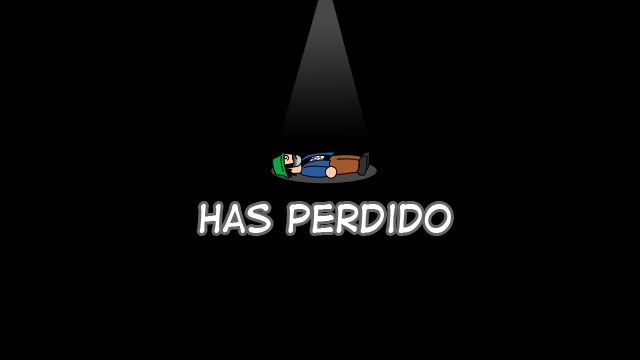
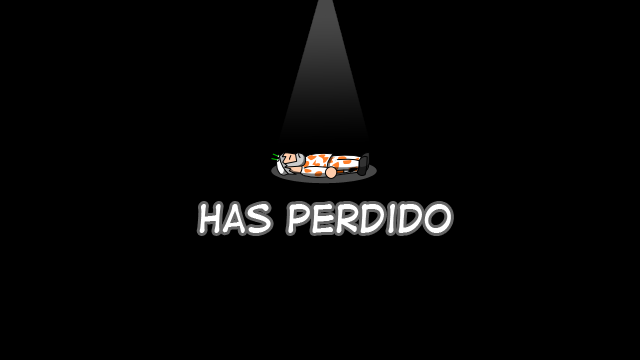
Comparing the layer stacks of the two 640px x 360px images. Changes:
removed layer "Capa 5" over [272, 151, 370, 179]
added layer "Ripolles" above "Capa 3" over [271, 150, 370, 179]
